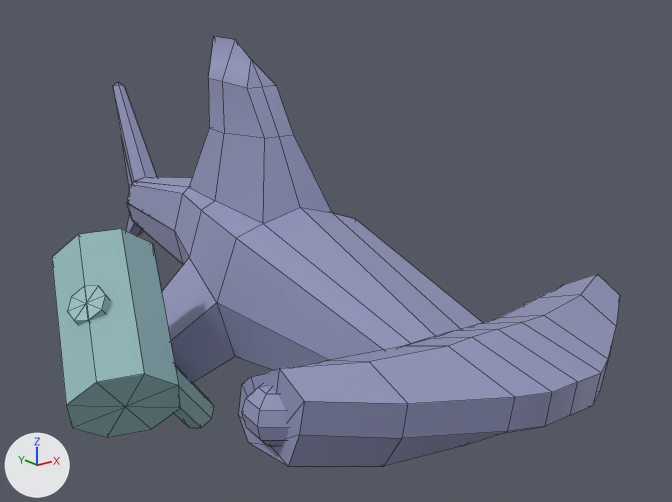
What one commit did to the FBX model Assets/ImportantAssets/RiggedCharacters/HammerheadRigg.fbx.
Before and after are seen from a camera (50 mm lens) standing at (3.02, -6.0, 1.25) and looking at (5.51, -2.87, 0.01). Every picture has the same lights, and +X, +Y and +Z are marked at lower left. The picture after the commit comes second. Mesh edges are drawn as thin lines. Where no turn or scale is listed for an object, it has been applied to the vertices.

The first picture shows 'HammerHeadRigg'.
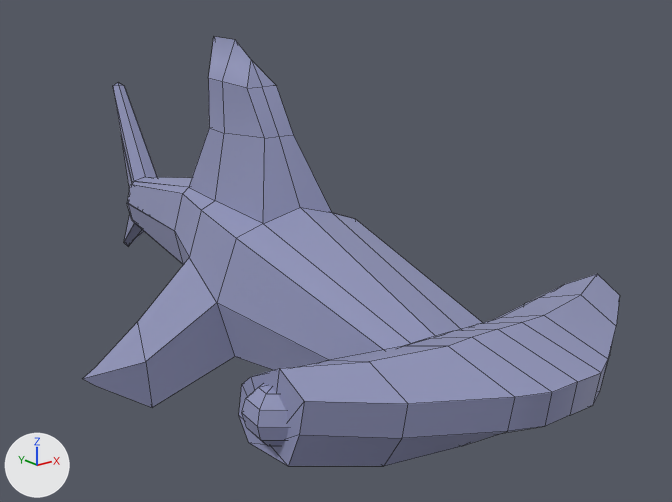
Where the newer file only moved an object's origin or applied its transform, the numbers keep the older frame.

Location of each change, [x1, y1, x2, y2] in pixels of the pictures (672 x 502 px; the box of a moved part takes in the faces that stretch with it):
'HammerHeadRigg', reshaped
    before: [52, 36, 620, 466]
    after: [83, 36, 620, 466]
part 1 of me_mesh, deleted
    before: [52, 229, 180, 437]
part 2 of me_mesh, deleted
    before: [67, 286, 214, 428]
part 3 of me_mesh, moved or reshaped
    both: [113, 83, 224, 262]

Patch to the scene script:
```diff
--- a/Assets/ImportantAssets/RiggedCharacters/HammerheadRigg.fbx.py
+++ b/Assets/ImportantAssets/RiggedCharacters/HammerheadRigg.fbx.py
@@ mat_default_material @@
+mat_default_material = principled_material('Default_Material')
+mat_default_material.base_color = (0.5, 0.5, 0.5)  # grey #bcbcbc
@@ me_mesh @@
 # used by ob_hammerheadrigg; location = (2.342, 2.585, 0.0)
-me_mesh.from_pydata(...)  # 334 vertices, 272 faces; spans x 1.77..3.78, y -7.01..-3.19, z -0.72..0.91
+me_mesh.from_pydata(...)  # 287 vertices, 222 faces; spans x 2.04..3.78, y -7.01..-3.19, z -0.61..0.91
+# me_mesh part 1: the loose piece of 18 vertices spanning x 1.77..2.36, y -5.89..-5.12, z -0.43..0.27 is deleted
+# me_mesh part 2: the loose piece of 18 vertices spanning x 1.88..2.59, y -5.64..-5.2, z -0.72..0.13 is deleted
+# me_mesh part 3
+# 11 vertices are removed from x 3.05..3.26, y -3.9..-3.21, z -0.02..0.53
+# 42 faces are deleted
+# 38 new faces join them, mat_bigsharks (greyish blue #9195bc)
+# 2 new faces join them, mat_default_material (grey #bcbcbc)
 me_mesh.materials.append(mat_bigsharks)
-me_mesh.materials.append(mat_fishsmall)  # greyish cyan #91b9bc
+me_mesh.materials.append(mat_default_material)  # grey #bcbcbc
```
